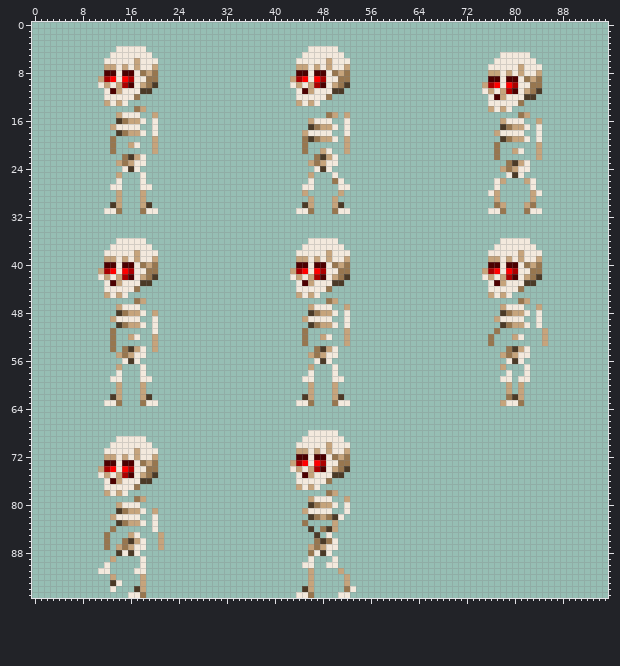
File history of a sprite sheet, src/game/assets/sprites/Boris.png. That is the earlier state.
The file is 384x384 pixels, drawn in blocks of 4x4; one block is one cell here.
The same view after the edit:
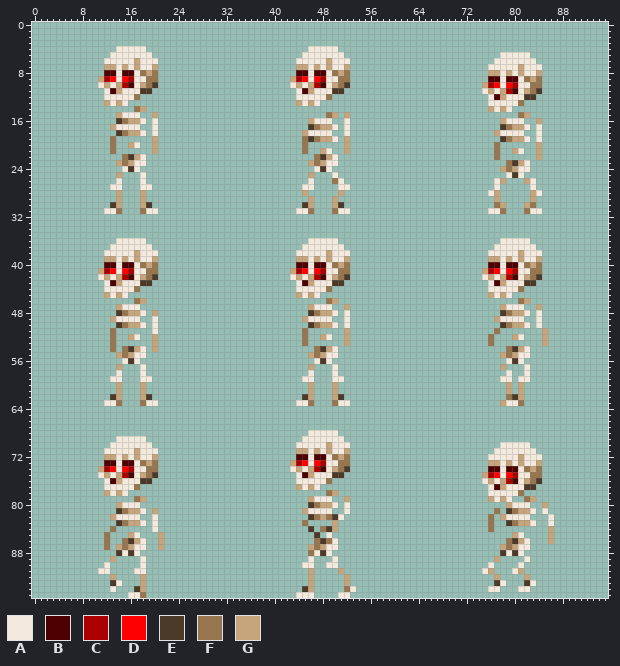
Palette (. is transparent): A #f3e9dd  B #4c0000  C #aa0000  D #ff0000  E #4b3a27  F #97764f  G #c6a47c
Author's note on the commit: Boris has hops
Diff:
y 70: x 78..82 ..... -> AAAAA
y 71: x 77..83 ....... -> AAAAAAA
y 72: x 76..84 ......... -> AAAAAGAAA
y 73: x 76..84 ......... -> GGAGAGAAG
y 74: x 76..84 ......... -> BBABBAFGF
y 75: x 75..84 .......... -> GCDADCAAFF
y 76: x 75..84 .......... -> AGAGCBAGFE
y 77: x 76..83 ........ -> ABGAAAEE
y 78: x 76..81 ...... -> AAAAAF
y 79: x 76..79 .... -> GAGA; x 82..83 .. -> FG
y 80: x 79..82 .... -> GAAA; x 85 . -> G
y 81: x 77 . -> F; x 79..83 ..... -> EFGGA; x 85 . -> A
y 82: x 76 . -> F; x 78..82 ..... -> GAAAA; x 86 . -> A
y 83: x 76 . -> F; x 79..83 ..... -> EFGGA; x 86 . -> A
y 84: x 76 . -> F; x 86 . -> G
y 85: x 80..81 .. -> GA; x 86 . -> G
y 86: x 79..82 .... -> FEGA; x 86 . -> G
y 87: x 78..82 ..... -> GFGAA
y 88: x 78..81 .... -> EAEA
y 89: x 77 . -> G; x 82 . -> A
y 90: x 76 . -> A; x 81 . -> A
y 91: x 75..76 .. -> AG; x 80..81 .. -> AG
y 92: x 77 . -> G; x 82 . -> G
y 93: x 77..78 .. -> EA; x 82..83 .. -> EA
y 94: x 76..77 .. -> AA; x 81..82 .. -> AA
y 95: x 46 F -> A
